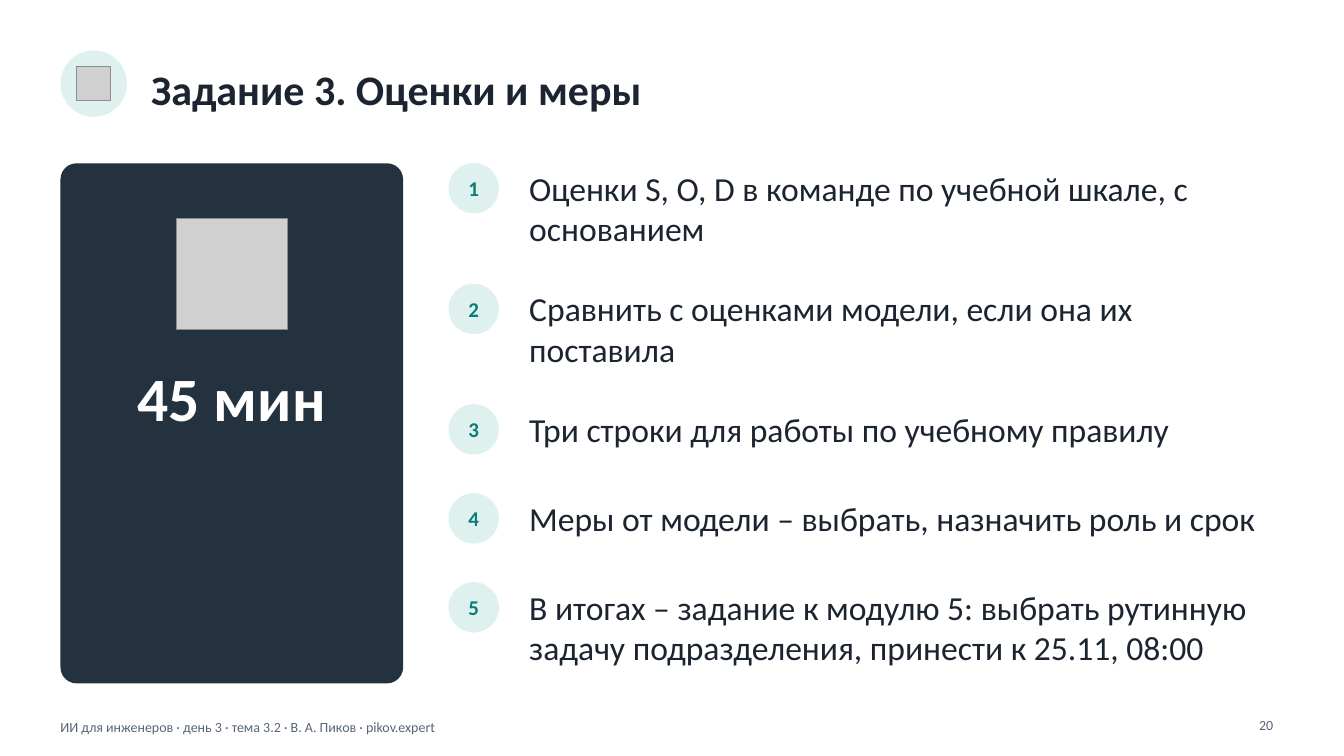
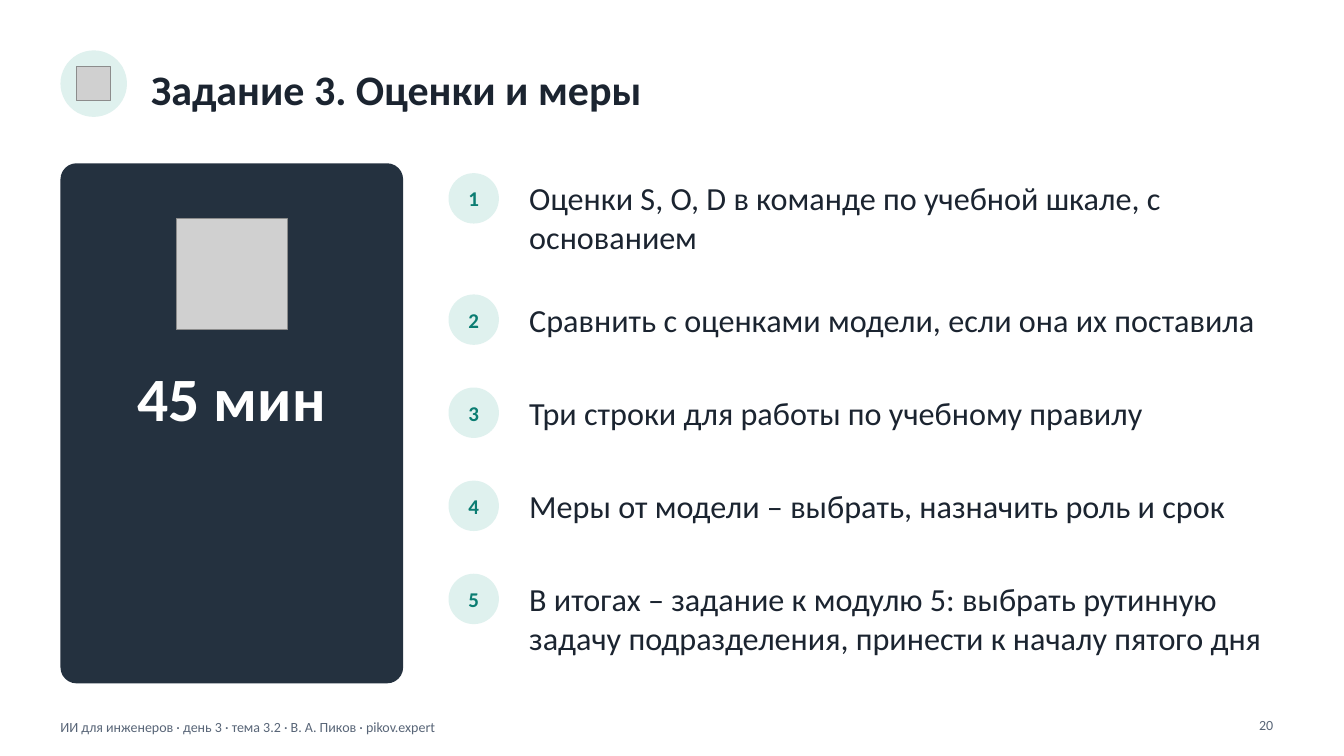
Before and after one commit to pikov-vitaliy/pikov-expert-lectures, a slide deck: slide 20 of kamaz-ai/_src/День-03-2026-11-20/02-Слайды/2026-11-20-Слайды-Тема-3.2-Анализ-отказов.pptx. Drawn at 1344x756 pixels with LibreOffice and Linux fonts; fonts in the diff are those of the drawing; grey boxes stand for pictures. Boxes give left, top, right and bottom in pixels: in the first picture for what was removed or moved away, otherwise in the second. Text is boxed around its words. In the diff, an @@ line names an element or a change of style, - is before the commit and + after.

```diff
--- a/kamaz-ai/_src/День-03-2026-11-20/02-Слайды/2026-11-20-Слайды-Тема-3.2-Анализ-отказов.pptx
+++ b/kamaz-ai/_src/День-03-2026-11-20/02-Слайды/2026-11-20-Слайды-Тема-3.2-Анализ-отказов.pptx
@@ 3 texts, 2 ellipses: place and size @@
-3 texts, 2 ellipses at bbox=[449, 163, 1188, 334]
+3 texts, 2 ellipses at bbox=[449, 173, 1161, 345]
@@ text "Сравнить с оценками модели, если ...": place and size @@
-text "Сравнить с оценками модели, если ..." at bbox=[529, 299, 1133, 363]
+text "Сравнить с оценками модели, если ..." at bbox=[529, 311, 1254, 338]
@@ 2 texts, 1 ellipse: place and size @@
-2 texts, 1 ellipse at bbox=[449, 404, 1169, 455]
+2 texts, 1 ellipse at bbox=[449, 387, 1142, 438]
@@ size 24 to 23 pt in 4 elements at bbox=[529, 188, 1161, 250], bbox=[529, 311, 1254, 338], bbox=[529, 496, 1224, 524], bbox=[529, 403, 1142, 431] @@
@@ 3 texts, 2 ellipses: place and size @@
-3 texts, 2 ellipses at bbox=[449, 493, 1255, 633]
+3 texts, 2 ellipses at bbox=[449, 481, 1224, 624]
@@ text at bbox=[529, 589, 1261, 656]: text changed; size 24 to 23 pt @@
-В итогах – задание к модулю 5: выбрать рутинную задачу подразделения, принести к 25.11, 08:00
+В итогах – задание к модулю 5: выбрать рутинную задачу подразделения, принести к началу пятого дня
```
Also in this commit, not shown: 41 other files.
